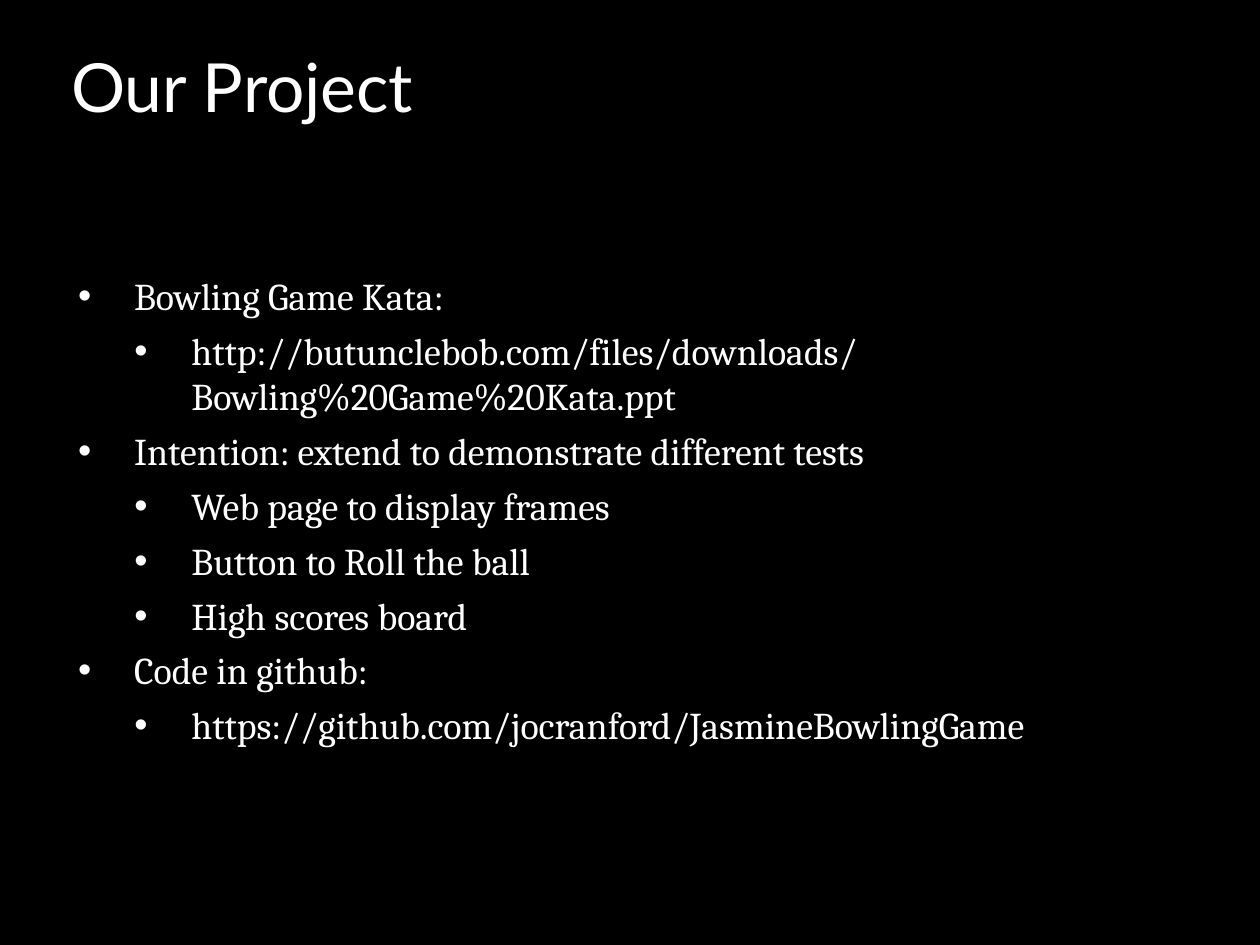
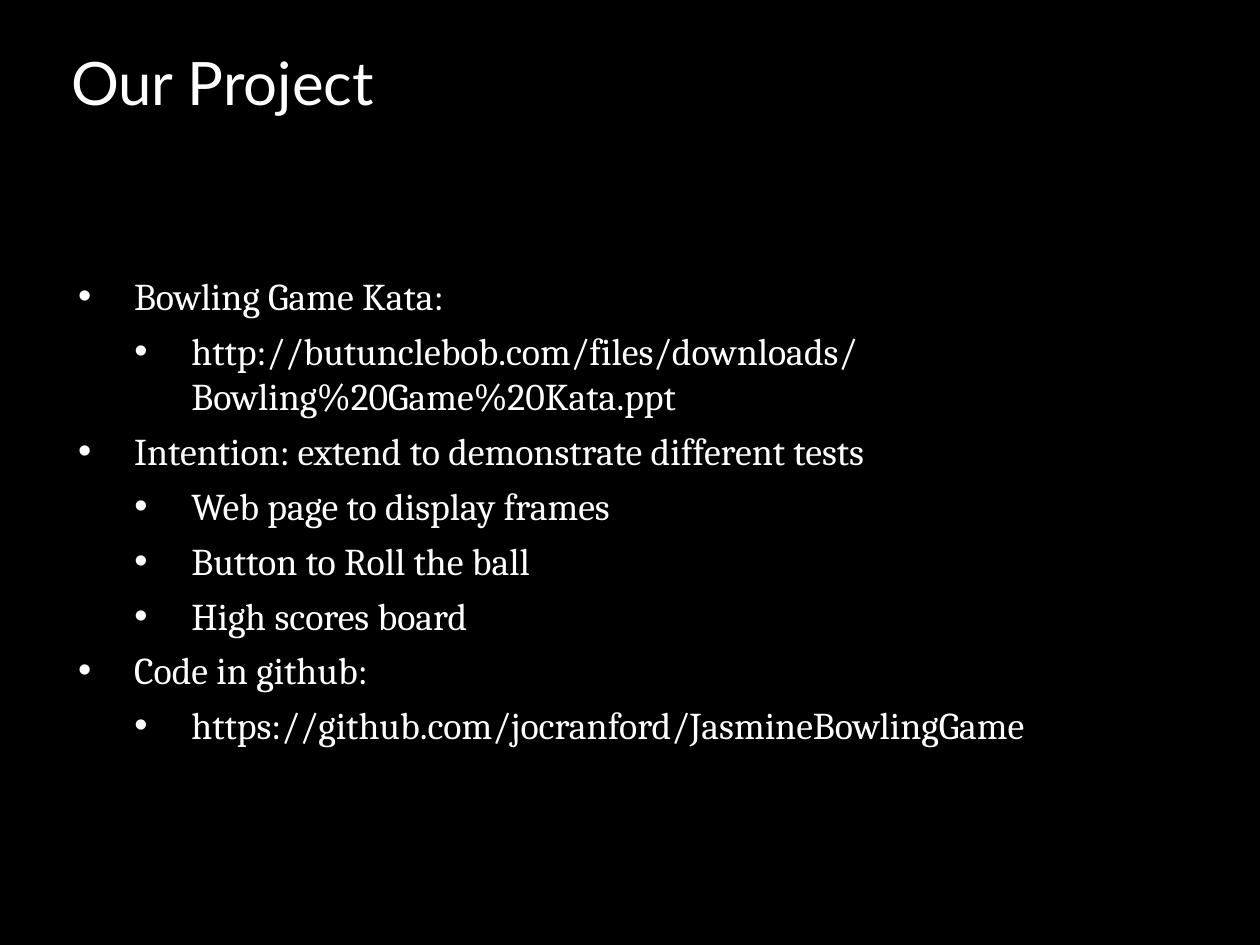
Before and after one commit to jomontanari/JasmineBowlingGame, a slide deck: slide 4 of TestingJavaScript_with_Jasmine.ppt. Drawn at 1260x945 pixels with LibreOffice and Linux fonts; fonts in the diff are those of the drawing; background and template pictures are left out. Boxes give left, top, right and bottom in pixels: in the first picture for what was removed or moved away, otherwise in the second. Text is boxed around its words. In the diff, an @@ line names an element or a change of style, - is before the commit and + after.

```diff
--- a/TestingJavaScript_with_Jasmine.ppt
+++ b/TestingJavaScript_with_Jasmine.ppt
@@ title "Our Project" at box(71, 61, 374, 116): size 43 to 38 pt @@
```
Also in this commit, not shown: 8 other slides changed.
